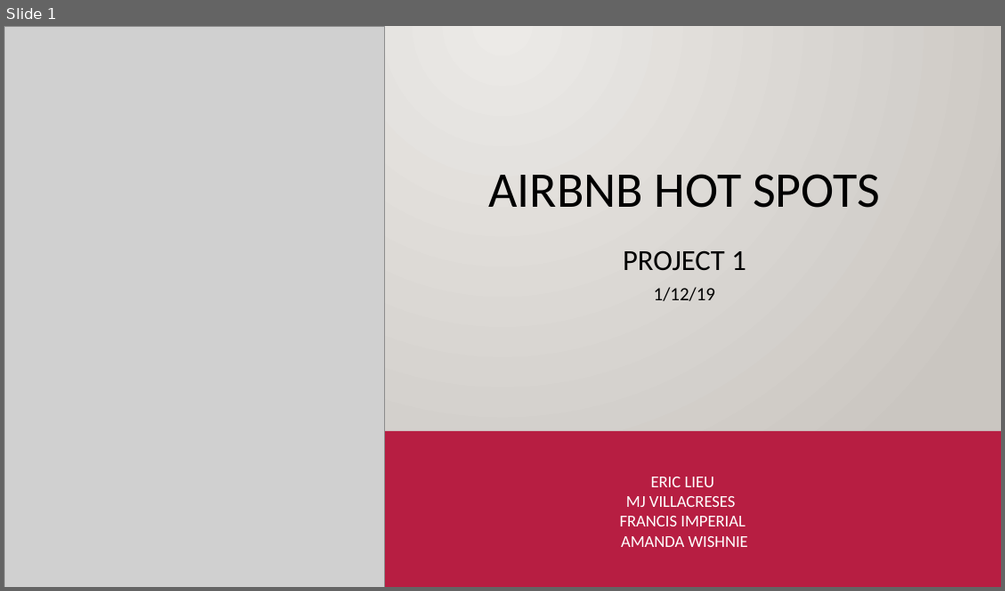
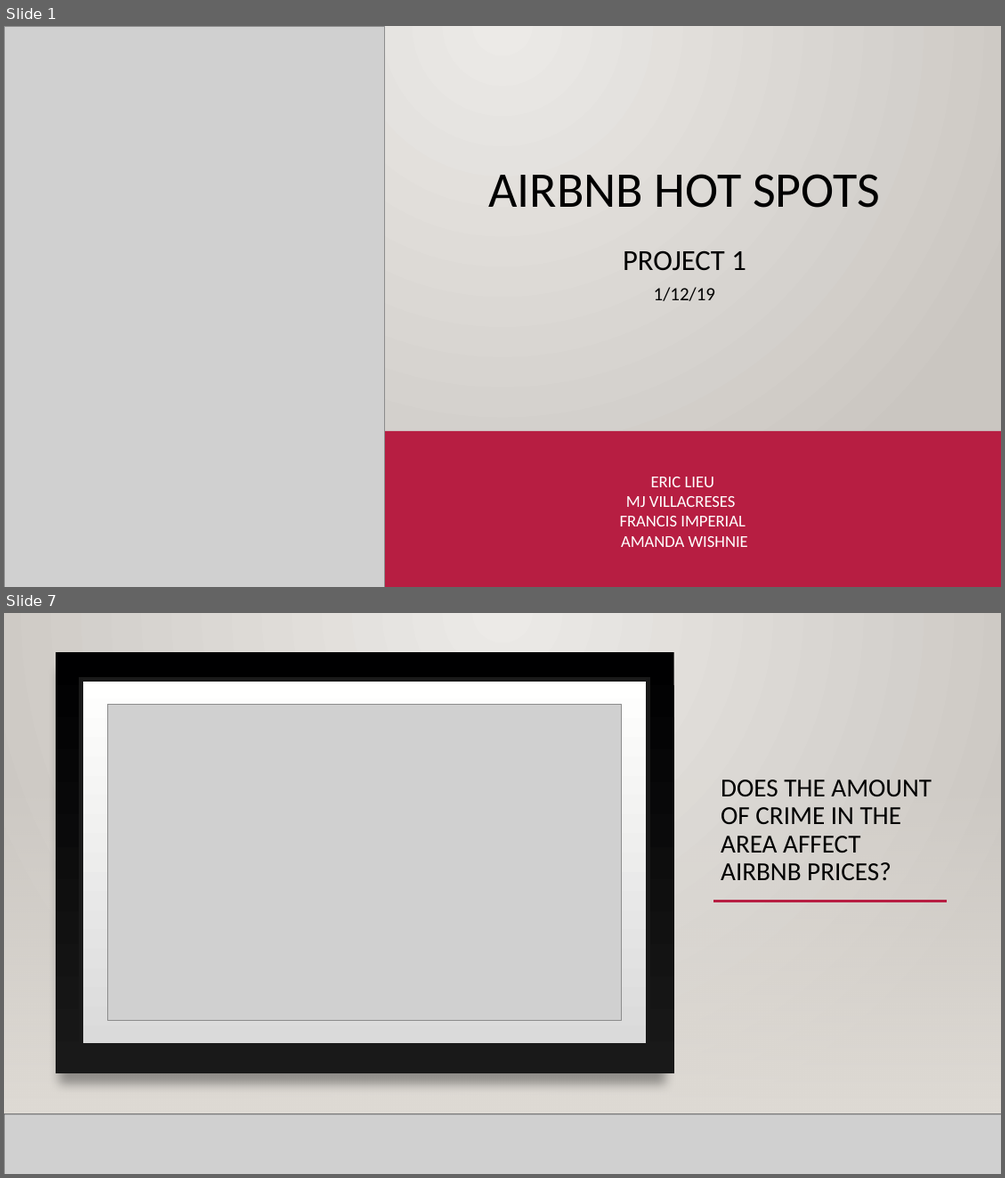
Before and after one commit to mjvillacresesn/Airbnb, a slide deck: AirBnB_HotSpots.pptx. Shown one above the other, each under a label of ours: slide 1 before the commit, slides 1 and 7 after it; the slides between them are not shown. The pictures are 1005x591 and 1005x1178 pixels, drawn with LibreOffice and Linux fonts; fonts in the diff are those of the drawing; grey boxes stand for pictures; background and template pictures are left out. Boxes give left, top, right and bottom in pixels: in the first picture for what was removed or moved away, otherwise in the second. Text is boxed around its words. In the diff, an @@ line names an element or a change of style, - is before the commit and + after.

```diff
--- a/AirBnB_HotSpots.pptx
+++ b/AirBnB_HotSpots.pptx
@@ slide 7 added at box(4, 613, 1001, 1174), background gradient #ECEAE7 to #CAC7C1; not listed: 2 template elements that a slide beside it also shows @@
@@ rectangle added at box(4, 613, 1001, 1174), fill gradient #ECEAE7 to #CAC7C1 @@
@@ rectangle added at box(56, 653, 674, 1074), fill gradient #000001 to #191919 @@
@@ rectangle added at box(81, 680, 647, 1045), fill gradient #DADADA to #FFFFFE, outline #191919 4 pt @@
@@ picture added at box(108, 705, 622, 1021) @@
@@ line added from (123, 764) to (908, 764), #B71E42 2.5 pt @@
@@ rectangle added at box(4, 779, 1001, 1114), fill gradient #DFDBD5 @@
@@ rectangle added at box(4, 779, 1001, 1114), fill gradient #DFDBD5 @@
@@ title added at box(720, 779, 931, 880), 25 pt, text #000000 @@
+DOES THE AMOUNT OF CRIME IN THE AREA AFFECT AIRBNB PRICES?
@@ line added from (202, 901) to (908, 901), #B71E42 2.5 pt @@
@@ line added from (713, 901) to (947, 901), #B71E42 2.5 pt @@
@@ line added from (4, 1114) to (1001, 1114), #000001 1 pt @@
@@ picture added at box(4, 1114, 1001, 1174) @@
@@ line added from (4, 1114) to (1001, 1114), #000001 1 pt @@
```
Also in this commit, not shown: 3 slides changed, 20 other slides added, 1 slide removed.
